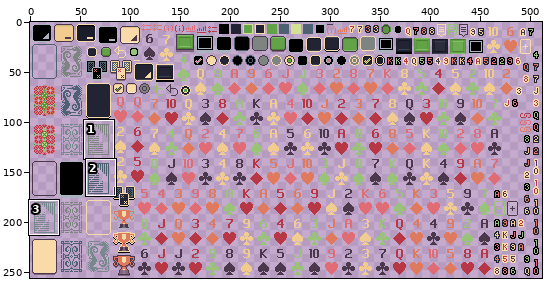
A sprite sheet gets an edit: assets/images/images.png. Above: a wide view before the commit, with the close-up outlined.
Close-up. First the earlier version:
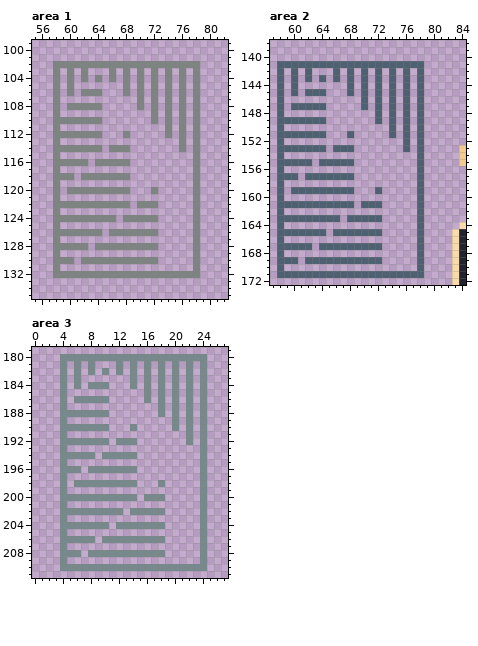
The file is 512x256 pixels. Pixels under 10% opacity are left out. Colours within 5 levels of each other are drawn and written as one. Shown: area 1: x 55..82, y 99..135; area 2: x 57..84, y 138..172; area 3: x 0..27, y 179..211.
Now the later version:
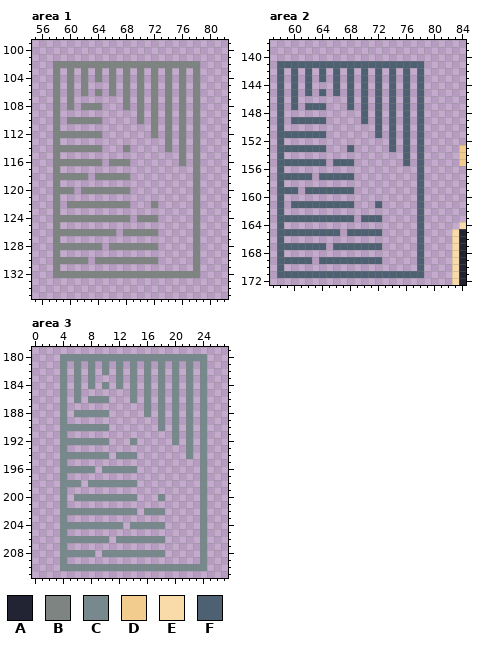
Palette (. is transparent): A #232433  B #7d8482  C #78898d  D #f2cc8f  E #f9dba9  F #4e6172
Edits made:
Area 1:
The edit adds colour B in row 103 at x 64; in row 105 at x 62 and 66; in row 106 at x 66; in row 107 at x 60 and 68; in row 108 at x 68; in rows 109 to 110 at x 70.
The edit adds colour B in rows 111 to 112 at x 72; in rows 113 to 114 at x 74; in row 115 at x 76; in row 116 at x 63 and 76; in row 118 at x 61; in row 120 at x 59.
The edit adds colour B in row 124 at x 67; in row 126 at x 65; in row 128 at x 63; in row 130 at x 61.
The edit erases colour B in row 106 at x 63; in row 108 at x 61; in row 110 at x 59; in row 112 at x 68; in row 114 at x 66 to 67; in row 116 at x 65.
The edit erases colour B in row 118 at x 63; in row 120 at x 61 and 72; in row 122 at x 59 and 70 to 71; in row 124 at x 69; in row 126 at x 67; in row 128 at x 65.
The edit erases colour B in row 130 at x 63.
Area 2:
The edit adds colour F in row 142 at x 64; in row 144 at x 62 and 66; in row 145 at x 66; in row 146 at x 60 and 68; in row 147 at x 68; in rows 148 to 149 at x 70.
The edit adds colour F in rows 150 to 151 at x 72; in rows 152 to 153 at x 74; in row 154 at x 76; in row 155 at x 63 and 76; in row 157 at x 61; in row 159 at x 59.
The edit adds colour F in row 163 at x 67; in row 165 at x 65; in row 167 at x 63; in row 169 at x 61.
The edit erases colour F in row 145 at x 63; in row 147 at x 61; in row 149 at x 59; in row 151 at x 68; in row 153 at x 66 to 67; in row 155 at x 65.
The edit erases colour F in row 157 at x 63; in row 159 at x 61 and 72; in row 161 at x 59 and 70 to 71; in row 163 at x 69; in row 165 at x 67; in row 167 at x 65.
The edit erases colour F in row 169 at x 63.
Area 3:
The edit adds colour C in row 181 at x 10; in row 183 at x 8 and 12; in row 184 at x 12; in row 185 at x 6 and 14; in row 186 at x 14; in rows 187 to 188 at x 16.
The edit adds colour C in rows 189 to 190 at x 18; in rows 191 to 192 at x 20; in row 193 at x 22; in row 194 at x 9 and 22; in row 196 at x 7; in row 198 at x 5.
The edit adds colour C in row 202 at x 13; in row 204 at x 11; in row 206 at x 9; in row 208 at x 7.
The edit erases colour C in row 184 at x 9; in row 186 at x 7; in row 188 at x 5; in row 190 at x 14; in row 192 at x 12 to 13; in row 194 at x 11.
The edit erases colour C in row 196 at x 9; in row 198 at x 7 and 18; in row 200 at x 5 and 16 to 17; in row 202 at x 15; in row 204 at x 13; in row 206 at x 11.
The edit erases colour C in row 208 at x 9.
Boxes around the changes in both close-ups, in picture pixels (x1, y1, x2, y2):
changed: (60, 68, 186, 264)
changed: (284, 68, 410, 264)
changed: (67, 361, 193, 557)
